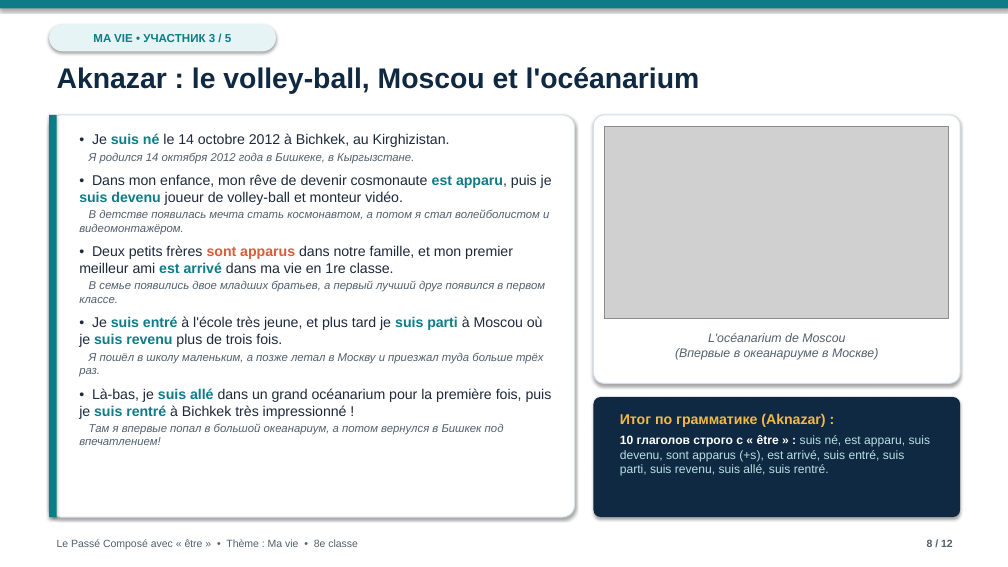
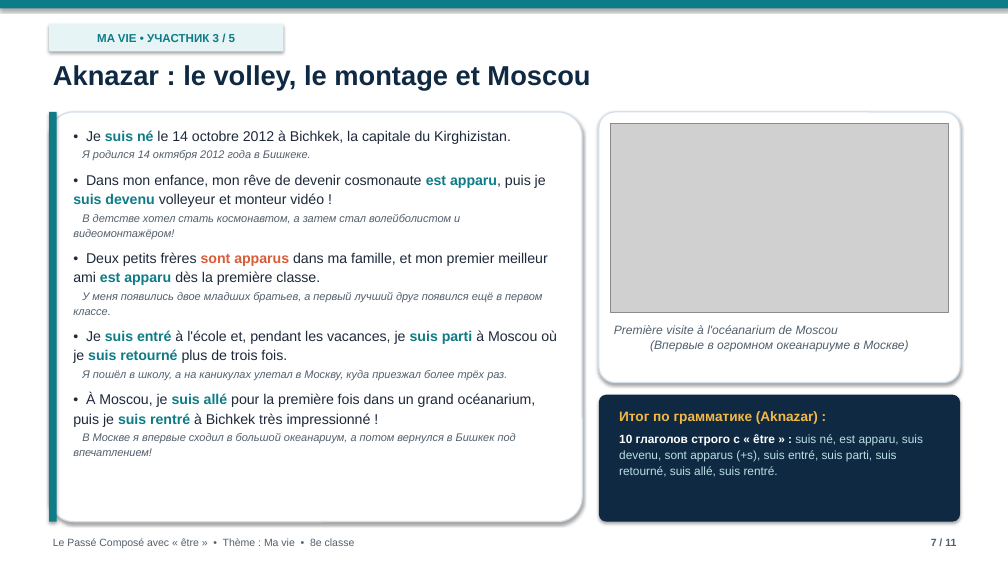
Before and after one commit to graz1p777dev/ma-vie-presentation, a slide deck: slide 7 of Ma_vie_Passe_Compose.pptx (slide 8 before the commit). Drawn at 1008x567 pixels with LibreOffice and Linux fonts; fonts in the diff are those of the drawing; grey boxes stand for pictures; background and template pictures are left out. Boxes give left, top, right and bottom in pixels: in the first picture for what was removed or moved away, otherwise in the second. Text is boxed around its words. In the diff, an @@ line names an element or a change of style, - is before the commit and + after.

```diff
--- a/Ma_vie_Passe_Compose.pptx
+++ b/Ma_vie_Passe_Compose.pptx
@@ rounded rectangle "MA VIE • УЧАСТНИК 3 ...": place and size @@
-rounded rectangle "MA VIE • УЧАСТНИК 3 ..." at box(49, 24, 276, 51)
+rounded rectangle "MA VIE • УЧАСТНИК 3 ..." at box(49, 24, 284, 51)
@@ rounded rectangle "MA VIE • УЧАСТНИК 3 ..." at box(49, 24, 284, 51): proportions changed @@
@@ text at box(53, 65, 590, 90): text changed; size 27 to 26 pt @@
-Aknazar : le volley-ball, Moscou et l'océanarium
+Aknazar : le volley, le montage et Moscou
@@ rectangle: place and size @@
-rectangle at box(49, 115, 57, 517)
+rectangle at box(49, 112, 57, 522)
@@ rounded rectangle: place and size @@
-rounded rectangle at box(49, 115, 575, 517)
+rounded rectangle at box(49, 112, 582, 522)
@@ rounded rectangle at box(49, 112, 582, 522): outline #D5DFEA 1 pt to #D5DFEA 1.2 pt; proportions changed @@
@@ rounded rectangle at box(599, 112, 960, 383): outline #D5DFEA 1 pt to #D5DFEA 1.2 pt; proportions changed @@
@@ rounded rectangle: place and size @@
-rounded rectangle at box(594, 115, 960, 383)
+rounded rectangle at box(599, 112, 960, 383)
@@ text at box(73, 130, 557, 456): text changed @@
-• Je suis né le 14 octobre 2012 à Bichkek, au Kirghizistan.
-Я родился 14 октября 2012 года в Бишкеке, в Кыргызстане.
-• Dans mon enfance, mon rêve de devenir cosmonaute est apparu, puis je suis devenu joueur de volley-ball et monteur vidéo.
-В детстве появилась мечта стать космонавтом, а потом я стал волейболистом и видеомонтажёром.
-• Deux petits frères sont apparus dans notre famille, et mon premier meilleur ami est arrivé dans ma vie en 1re classe.
-В семье появились двое младших братьев, а первый лучший друг появился в первом классе.
-• Je suis entré à l'école très jeune, et plus tard je suis parti à Moscou où je suis revenu plus de trois fois.
-Я пошёл в школу маленьким, а позже летал в Москву и приезжал туда больше трёх раз.
-• Là-bas, je suis allé dans un grand océanarium pour la première fois, puis je suis rentré à Bichkek très impressionné !
-Там я впервые попал в большой океанариум, а потом вернулся в Бишкек под впечатлением!
+• Je suis né le 14 octobre 2012 à Bichkek, la capitale du Kirghizistan.
+Я родился 14 октября 2012 года в Бишкеке.
+• Dans mon enfance, mon rêve de devenir cosmonaute est apparu, puis je suis devenu volleyeur et monteur vidéo !
+В детстве хотел стать космонавтом, а затем стал волейболистом и видеомонтажёром!
+• Deux petits frères sont apparus dans ma famille, et mon premier meilleur ami est apparu dès la première classe.
+У меня появились двое младших братьев, а первый лучший друг появился ещё в первом классе.
+• Je suis entré à l'école et, pendant les vacances, je suis parti à Moscou où je suis retourné plus de trois fois.
+Я пошёл в школу, а на каникулах улетал в Москву, куда приезжал более трёх раз.
+• À Moscou, je suis allé pour la première fois dans un grand océanarium, puis je suis rentré à Bichkek très impressionné !
+В Москве я впервые сходил в большой океанариум, а потом вернулся в Бишкек под впечатлением!
@@ picture: place and size @@
-picture at box(605, 126, 949, 318)
+picture at box(610, 123, 949, 312)
@@ text at box(614, 325, 908, 351): text changed; size 11.8 to 11.5 pt @@
-L'océanarium de Moscou
-(Впервые в океанариуме в Москве)
+Première visite à l'océanarium de Moscou
+(Впервые в огромном океанариуме в Москве)
@@ rounded rectangle: place and size @@
-rounded rectangle at box(594, 397, 960, 517)
+rounded rectangle at box(599, 395, 960, 522)
@@ text at box(619, 411, 818, 424): size 13.5 to 13 pt in "Итог по грамматике (Aknazar) :"; line spacing 1 to 1.18 @@
@@ text at box(619, 434, 923, 477): text changed; size 11.5 to 11.3 pt @@
-10 глаголов строго с « être » : suis né, est apparu, suis devenu, sont apparus (+s), est arrivé, suis entré, suis parti, suis revenu, suis allé, suis rentré.
+10 глаголов строго с « être » : suis né, est apparu, suis devenu, sont apparus (+s), suis entré, suis parti, suis retourné, suis allé, suis rentré.
@@ text "Le Passé Composé avec « ...": place and size @@
-text "Le Passé Composé avec « ..." at box(57, 539, 358, 549)
+text "Le Passé Composé avec « ..." at box(53, 538, 355, 548)
@@ text at box(931, 539, 956, 546): text changed @@
-8 / 12
+7 / 11
```
Also in this commit, not shown: 10 other slides changed, 1 slide removed, 2 other files.
